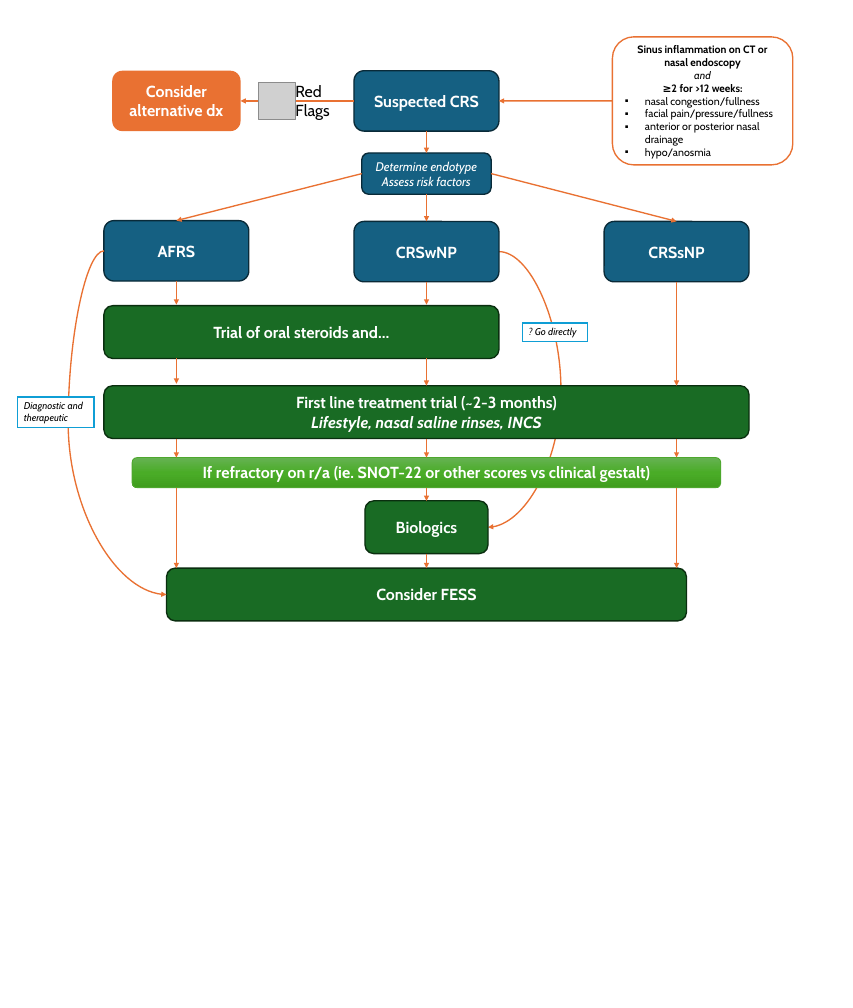
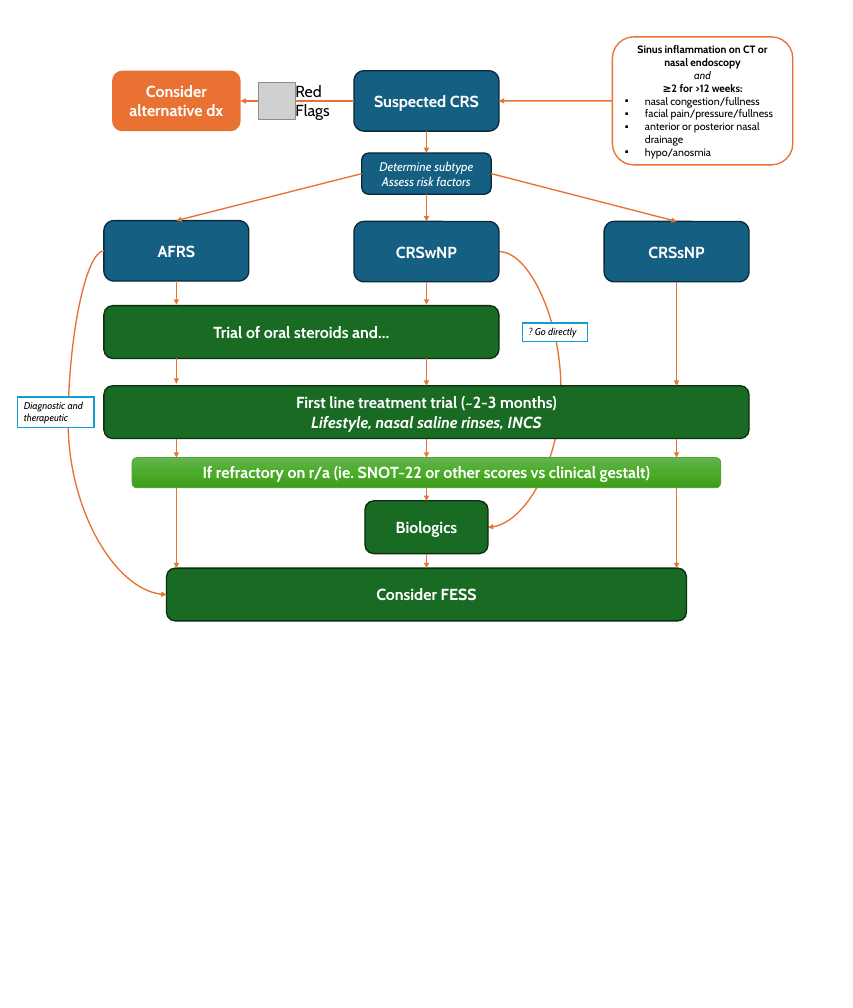
Before and after one commit to jay-joshy/allergyguide, a slide deck: slide 1 of static/ppts/crs-summary.pptx. Drawn at 853x1008 pixels with LibreOffice and Linux fonts; fonts in the diff are those of the drawing; grey boxes stand for pictures. Boxes give left, top, right and bottom in pixels: in the first picture for what was removed or moved away, otherwise in the second. Text is boxed around its words. In the diff, an @@ line names an element or a change of style, - is before the commit and + after.

Commit message:
endo to subtype

```diff
--- a/static/ppts/crs-summary.pptx
+++ b/static/ppts/crs-summary.pptx
@@ text in rounded rectangle at <box>379,161,473,174</box>: text changed @@
-Determine endotype
+Determine subtype
```
